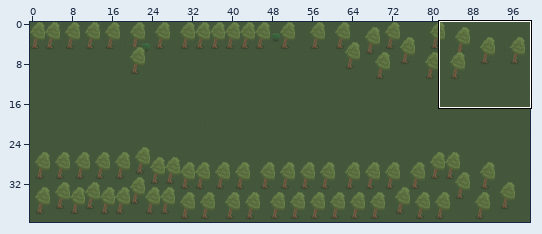
Tiled map -- assets/zombie_woods.tmx. The picture above shows the old version from afar; the outline marks the close-up.
Close-up. The starting point:
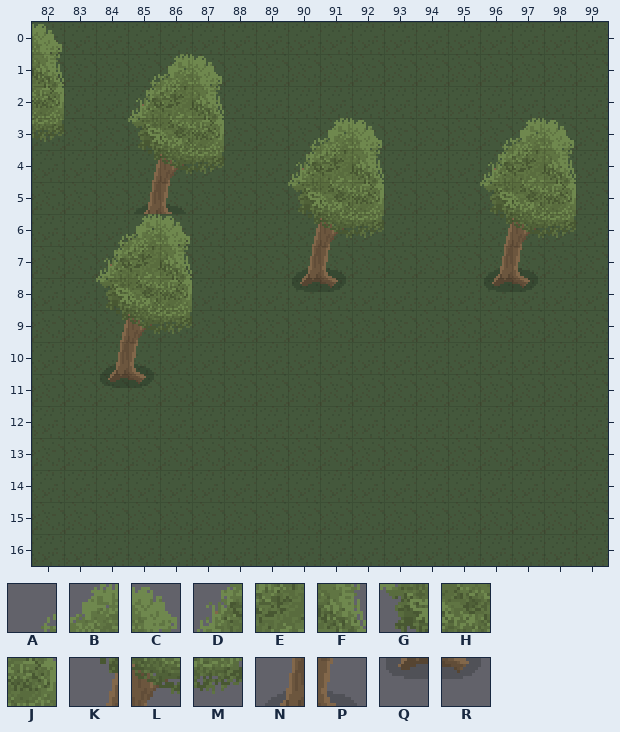
Cells are 16x16 px. Shown: x 82..99, y 0..16. The commit also changed other parts of the map, which this record leaves out.
Key: from "zombies": A 0, B 1, C 2, D 5, E 6, F 7, G 10, H 11, J 12, K 15, L 16, M 17, N 20, P 21, Q 25, R 26.
_ is an empty cell.
Layers that did not change in this view are not listed.
Layer "trees" before, first column x 82:
 0 C_________________
 1 F__ABC____________
 2 J__DEF____________
 3 M__GHJ__ABC___ABC_
 4 ___KLM__DEF___DEF_
 5 ___NP___GHJ___GHJ_
 6 __ABC___KLM___KLM_
 7 __DEF___NP____NP__
 8 __GHJ___QR____QR__
 9 __KLM_____________
10 __NP______________
11 __QR______________
12 __________________
13 __________________
14 __________________
15 __________________
16 __________________
Once edited:
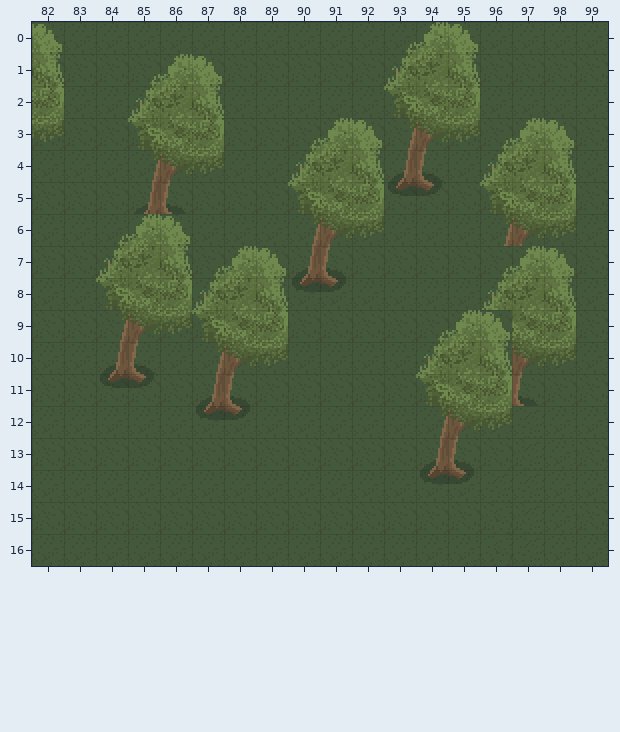
Diff:
Layer "trees":
The edit turns tile N into tile A in row 7 at x 96.
There is now tile A in row 0 at x 93; in row 7 at x 87; in row 9 at x 94.
The edit turns tile P into tile B in row 7 at x 97.
There is now tile B in row 0 at x 94; in row 7 at x 88; in row 9 at x 95.
There is now tile C in row 0 at x 95; in row 7 at x 89 and 98; in row 9 at x 96.
The edit turns tile Q into tile D in row 8 at x 96.
There is now tile D in row 1 at x 93; in row 8 at x 87; in row 10 at x 94.
The edit turns tile R into tile E in row 8 at x 97.
There is now tile E in row 1 at x 94; in row 8 at x 88; in row 10 at x 95.
There is now tile F in row 1 at x 95; in row 8 at x 89 and 98; in row 10 at x 96.
There is now tile G in row 2 at x 93; in row 9 at x 87; in row 11 at x 94.
There is now tile H in row 2 at x 94; in row 9 at x 88 and 97; in row 11 at x 95.
There is now tile J in row 2 at x 95; in row 9 at x 89 and 98; in row 11 at x 96.
There is now tile K in row 3 at x 93; in row 10 at x 87; in row 12 at x 94.
There is now tile L in row 3 at x 94; in row 10 at x 88 and 97; in row 12 at x 95.
There is now tile M in row 3 at x 95; in row 10 at x 89 and 98; in row 12 at x 96.
There is now tile N in row 4 at x 93; in row 11 at x 87; in row 13 at x 94.
There is now tile P in row 4 at x 94; in row 11 at x 88 and 97; in row 13 at x 95.
There is now tile Q in row 5 at x 93; in row 12 at x 87; in row 14 at x 94.
There is now tile R in row 5 at x 94; in row 12 at x 88; in row 14 at x 95.
